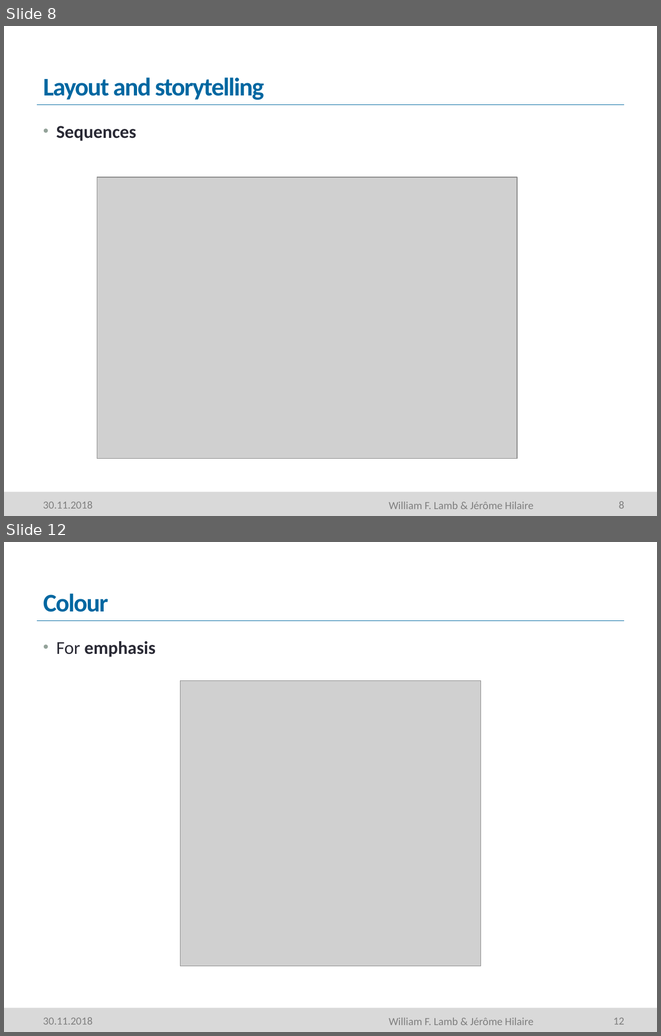
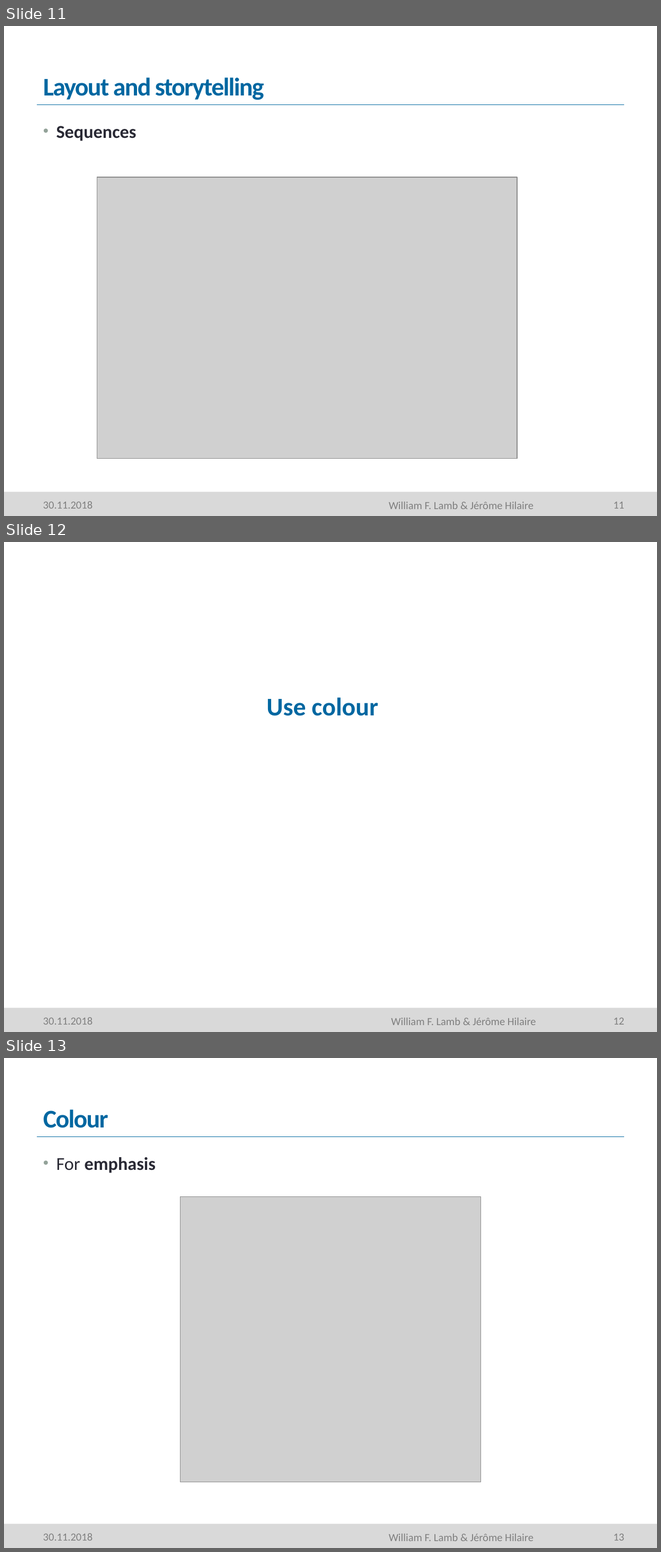
Before and after one commit to mcc-apsis/figures, a slide deck: Resources/Seminar part 1.pptm. Shown one above the other, each under a label of ours: slides 8 and 12 before the commit, slides 11, 12 and 13 after it; the slides between them are not shown. The pictures are 661x1036 and 661x1552 pixels, drawn with LibreOffice and Linux fonts; fonts in the diff are those of the drawing; grey boxes stand for pictures; background and template pictures are left out. Boxes give left, top, right and bottom in pixels: in the first picture for what was removed or moved away, otherwise in the second. Text is boxed around its words. In the diff, an @@ line names an element or a change of style, - is before the commit and + after.

```diff
--- a/Resources/Seminar part 1.pptm
+++ b/Resources/Seminar part 1.pptm
@@ slide 12 added at [4, 542, 657, 1032], background #FFFFFF; not listed: 3 template elements that a slide beside it also shows @@
@@ rectangle added at [4, 614, 657, 667], fill #FFFFFF @@
@@ text added at [266, 697, 378, 716], 28 pt, text #0067A1, bold @@
+Use colour
@@ text added at [391, 1017, 536, 1025], 12 pt, text #7F7F7F @@
+William F. Lamb & Jérôme Hilaire
@@ what was slide 8 is now slide 11 @@
@@ page number at [614, 501, 625, 508]: text changed @@
-8
+11
@@ what was slide 12 is now slide 13 @@
@@ page number at [614, 1533, 625, 1540]: text changed @@
-12
+13
```
Also in this commit, not shown: 13 slides changed, 8 other slides added, 1 slide removed, 5 other files.
